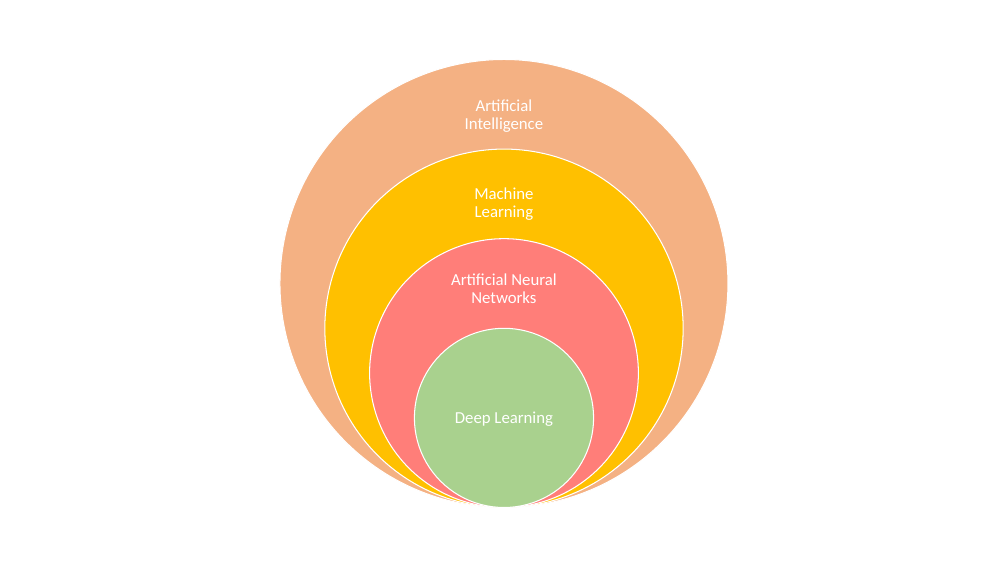
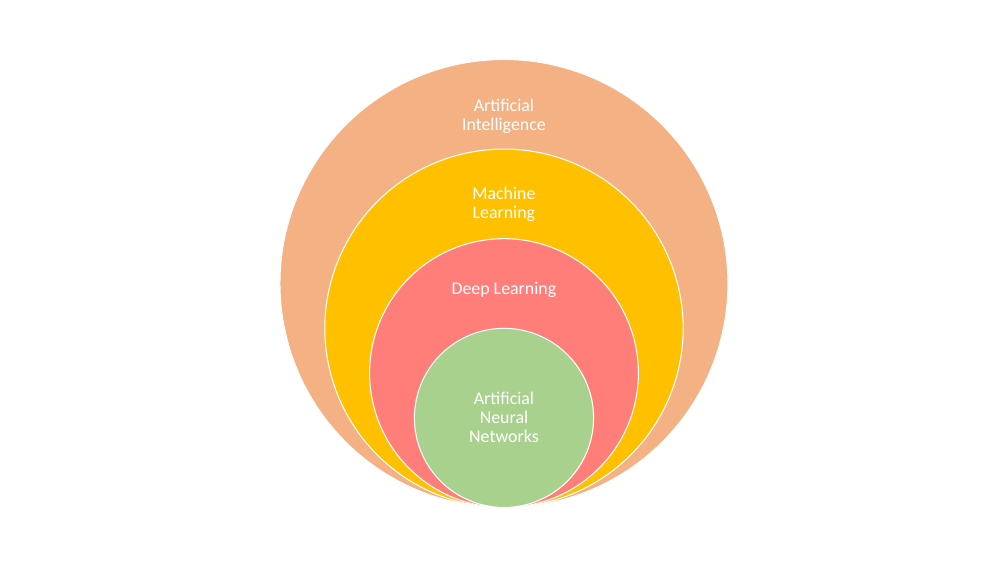
Before and after one commit to shauryajauhari/MachineLearning, a slide deck: slide 1 of Machine_Learning_Deep_Learning/props/Deep_Learning_Hierarchy.pptx. Drawn at 1008x567 pixels with LibreOffice and Linux fonts; fonts in the diff are those of the drawing. Boxes give left, top, right and bottom in pixels: in the first picture for what was removed or moved away, otherwise in the second. Text is boxed around its words. In the diff, an @@ line names an element or a change of style, - is before the commit and + after.

Commit message:
Update presentation

```diff
--- a/Machine_Learning_Deep_Learning/props/Deep_Learning_Hierarchy.pptx
+++ b/Machine_Learning_Deep_Learning/props/Deep_Learning_Hierarchy.pptx
@@ size 16 to 17 pt in 4 elements at (462, 98, 546, 133), (472, 186, 535, 221), (469, 391, 539, 442), (452, 282, 556, 297) @@
@@ text "Deep Learning": place and size @@
-text "Deep Learning" at (455, 411, 553, 426)
+text "Deep Learning" at (452, 282, 556, 297)
@@ text "Artificial Neural Networks": place and size @@
-text "Artificial Neural Networks" at (451, 273, 556, 303)
+text "Artificial Neural Networks" at (469, 391, 539, 442)
```
Also in this commit, not shown: 6 other files.
